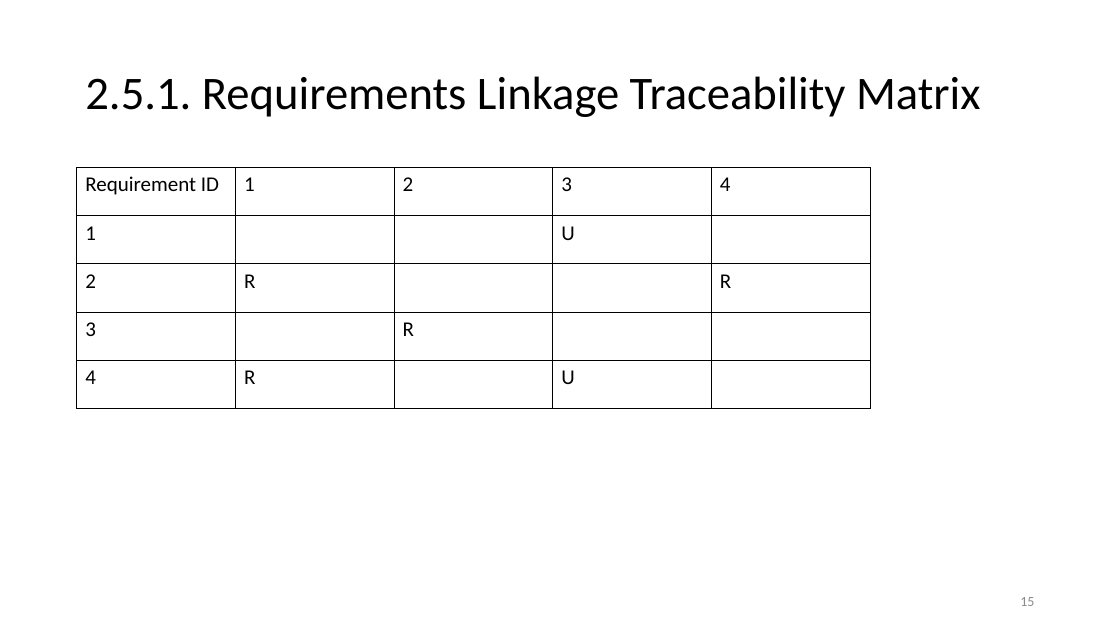
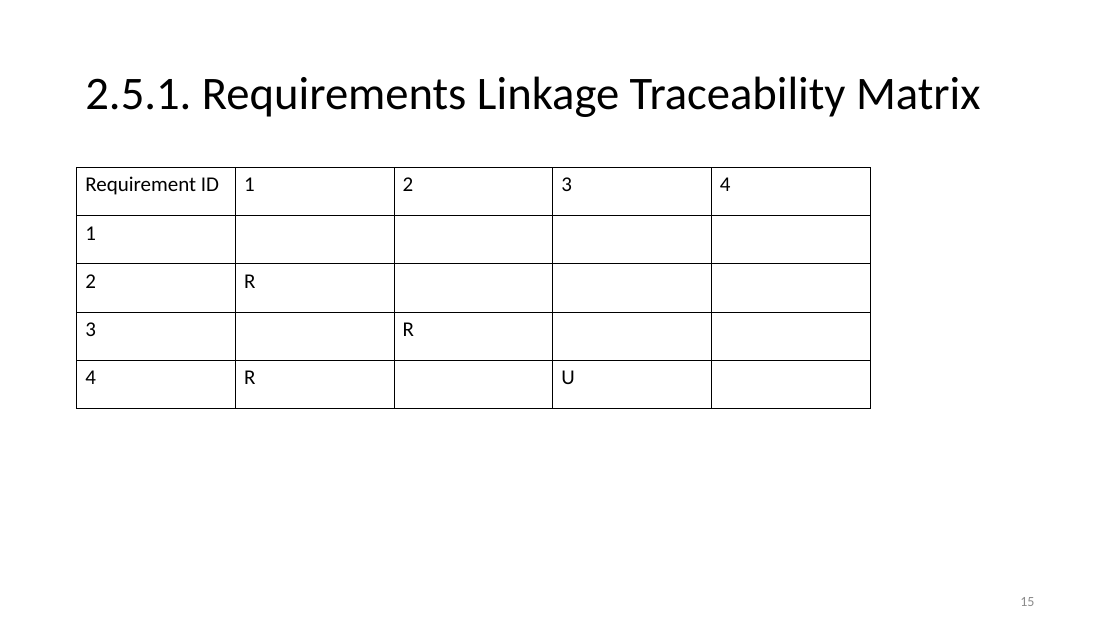
Before and after one commit to vutuanhai237/CourseMaterials, a slide deck: slide 15 of SE357-Requirement engineering/Slides/Thực hành/Lab 1. RE tool.pptx. Drawn at 1120x630 pixels with LibreOffice and Linux fonts; fonts in the diff are those of the drawing. Boxes give left, top, right and bottom in pixels: in the first picture for what was removed or moved away, otherwise in the second. Text is boxed around its words. In the diff, an @@ line names an element or a change of style, - is before the commit and + after.

```diff
--- a/SE357-Requirement engineering/Slides/Thực hành/Lab 1. RE tool.pptx
+++ b/SE357-Requirement engineering/Slides/Thực hành/Lab 1. RE tool.pptx
@@ table at (77, 168, 871, 408) @@
-row 2, column 4: U
+row 2, column 4: 
-row 3, column 5: R
+row 3, column 5: 
```
Also in this commit, not shown: 14 other files.
